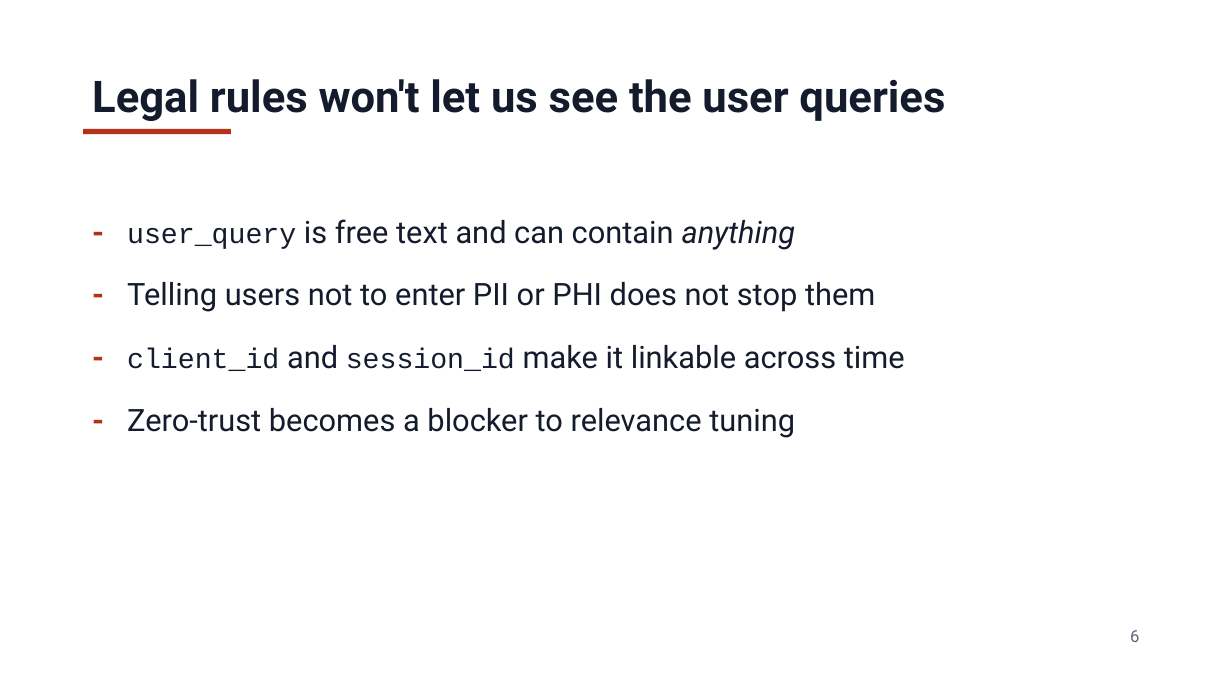
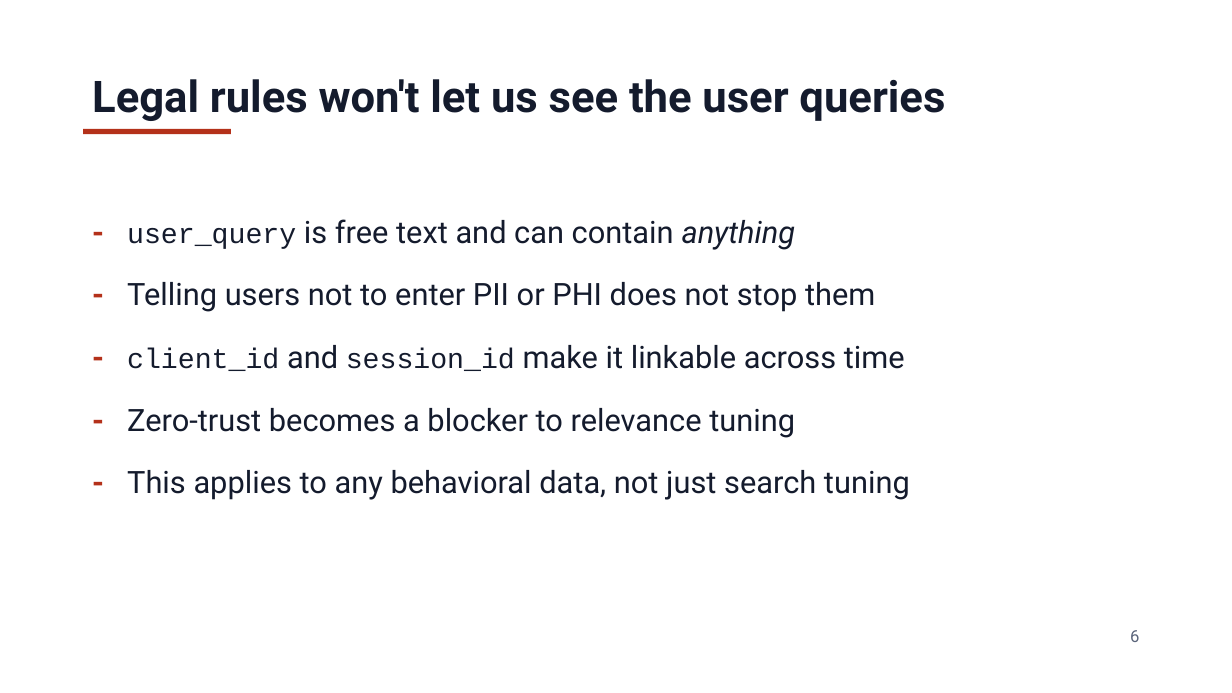
Before and after one commit to jzonthemtn/ldp-for-search, a slide deck: slide 6 of ldp_for_search_slides.pptx. Drawn at 1232x693 pixels with LibreOffice and Linux fonts; fonts in the diff are those of the drawing. Boxes give left, top, right and bottom in pixels: in the first picture for what was removed or moved away, otherwise in the second. Text is boxed around its words. In the diff, an @@ line names an element or a change of style, - is before the commit and + after.

```diff
--- a/ldp_for_search_slides.pptx
+++ b/ldp_for_search_slides.pptx
@@ text at (x1=127, y1=470, x2=910, y2=500): paragraph added @@
+- This applies to any behavioral data, not just search tuning
```
Also in this commit, not shown: 14 other slides changed, 2 slides added, 4 slides removed, 7 other files.
